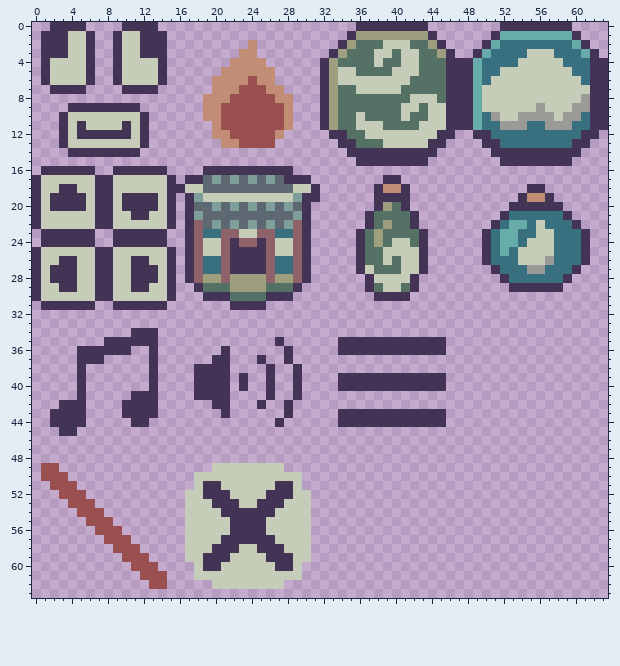
A pixel-art sprite gets an edit: src/ui/icons.png. This is how it looked before the edit.
The file is 64x64 pixels.
After the commit:
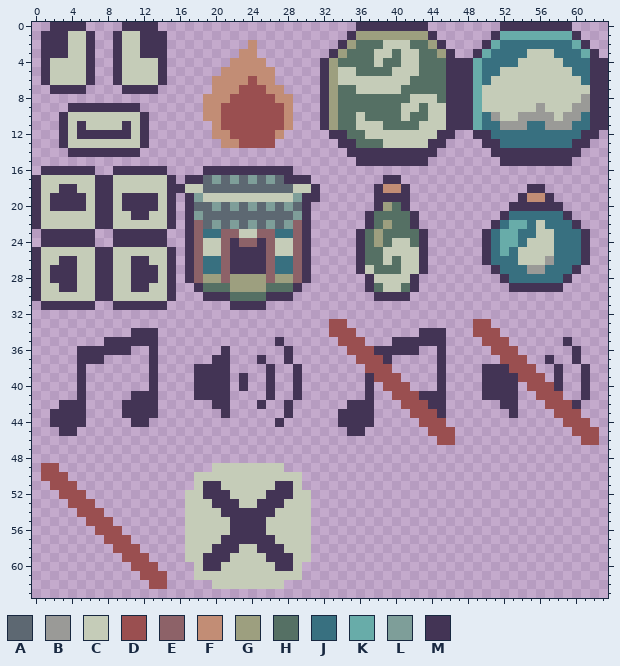
Palette (. is transparent): A #5d6872  B #9a9a97  C #c5ccb8  D #9a4f50  E #8d6268  F #c28d75  G #9d9f7f  H #557064  J #387080  K #68aca9  L #7e9e99  M #433455
Difference:
The edit adds colour D in row 33 at x 33 to 34 and 49 to 50; in row 34 at x 33 to 35 and 49 to 51; in row 35 at x 50 to 52; in row 36 at x 51 to 53; in row 37 at x 36 to 38 and 52 to 54; in row 38 at x 37 to 39 and 53 to 55.
The edit adds colour D in row 39 at x 54 to 56; in row 40 at x 55 to 57; in row 41 at x 40 to 42 and 56 to 58; in row 42 at x 41 to 43 and 57 to 59; in row 43 at x 58 to 60; in row 44 at x 59 to 61.
The edit adds colour D in row 45 at x 44 to 46 and 60 to 62; in row 46 at x 45 to 46 and 61 to 62.
Colour M gives way to colour D in row 35 at x 34 to 36; in row 36 at x 35 to 37; in row 39 at x 38 to 40; in row 40 at x 39 to 41; in row 43 at x 42 to 44; in row 44 at x 43 to 45.
The edit adds colour M in row 34 at x 43 to 45; in row 35 at x 59; in row 36 at x 60; in row 37 at x 39, 45, 57 and 60; in row 38 at x 45, 50 to 52, 58 and 61; in rows 39 to 40 at x 50 to 53, 58 and 61.
The edit adds colour M in row 41 at x 37, 43 to 45, 50 to 53 and 61; in row 42 at x 35 to 37, 44 to 45, 52 to 53 and 60; in row 43 at x 53; in row 45 at x 35 to 36.
The edit erases colour M in row 35 at x 37 to 39; in row 36 at x 34 and 43 to 44; in row 39 at x 34 to 36 and 41 to 44; in row 40 at x 34 to 36, 38 and 42 to 44; in row 43 at x 38 to 41; in row 44 at x 38 to 42.
